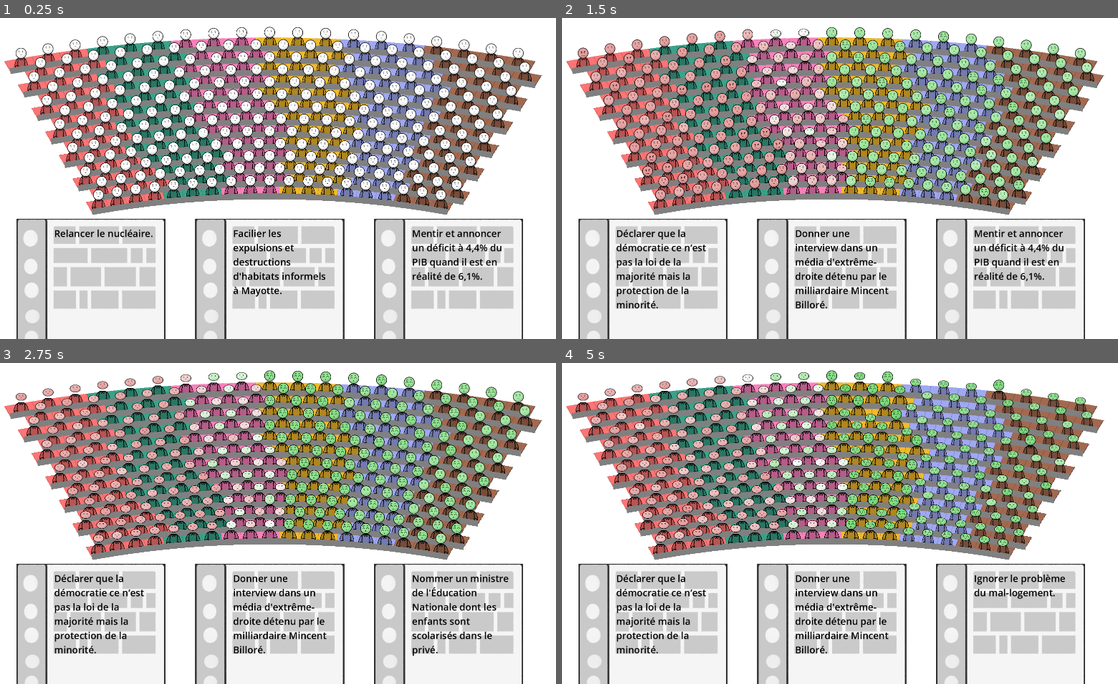
Above: before the commit, frames 1-4 (two rows, left to right).
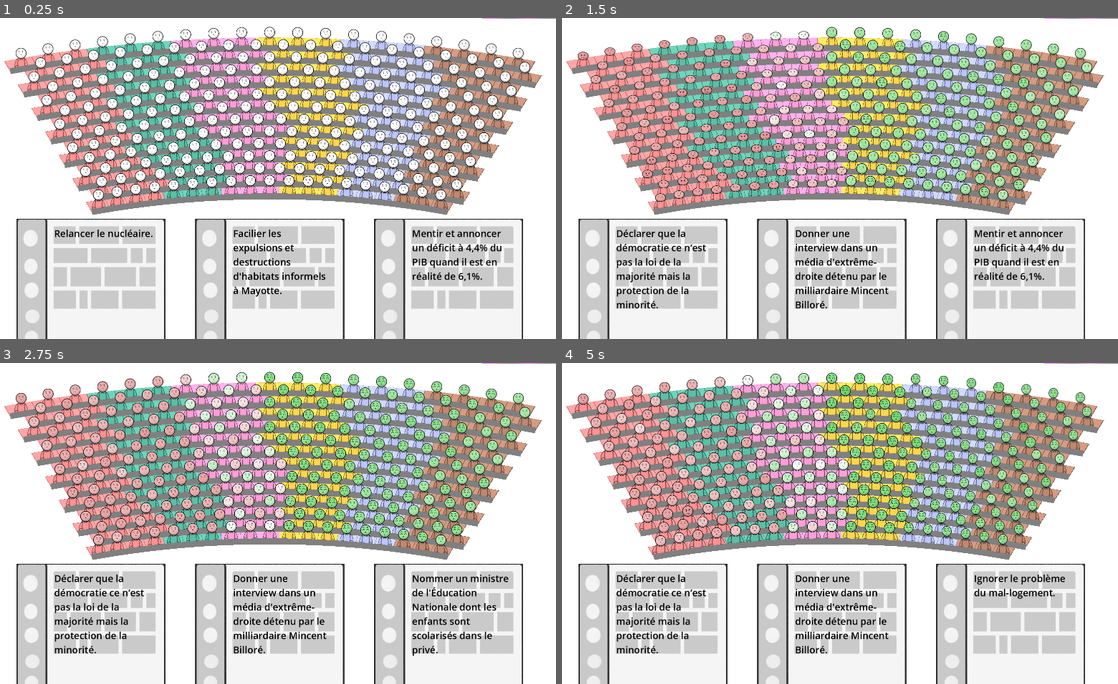
Above: after the commit, the same moments.

Repository: remimorvan/assemblee-nationale-simulator
Game: Godot game, scene res://scenes/game.tscn
The game is run twice, just before and just after one commit, with the same random seed, the same clock (stepped at 60 frames per second) and the same inputs.
Inputs (mouse positions are in pixels of both pictures, inside the frame that each line leads up to):
- Up to frame 1 (0.25 s): no input
- Up to frame 2 (1.5 s): tap Enter at 0.5 s; move the mouse to (650, 316) at 0.52 s; click (650, 316) at 0.67 s; move the mouse to (834, 316) at 1.27 s; click (834, 316) at 1.42 s
- Up to frame 3 (2.75 s): move the mouse to (450, 661) at 2.02 s; click (450, 661) at 2.17 s
- Up to frame 4 (5 s): move the mouse to (834, 661) at 2.77 s; click (834, 661) at 2.92 s; move the mouse to (1012, 661) at 3.52 s; click (1012, 661) at 3.67 s; click (1012, 661) at 4.42 s

The runs differ from the first frame. In frame 1, 17% of the frame differs, in the area x 0-100%, y 0-61%; in frame 2, 22%; in frame 3, 24%; in frame 4, 27%.

Commit message:
lighter + fix bug anim

Diff:
--- a/assets/hemicycle/hemicycle.gdshader
+++ b/assets/hemicycle/hemicycle.gdshader
@@ -33,7 +33,7 @@
 
 	if (projectedx>=0. && projectedy>=0. && projectedy<=1. && projectedx<=1.)
 	{
-		COLOR = vec4(color_values[celly+HEIGHT*cellx],1.0);
+		COLOR = vec4(color_values[celly+HEIGHT*cellx],1.0)+vec4(0.2f);
 	}
 
 	if (projectedx>=-0.01/float(WIDTH) && projectedy>=-0.02/float(HEIGHT) &&
--- a/scenes/game.tscn
+++ b/scenes/game.tscn
@@ -1,8 +1,13 @@
-[gd_scene load_steps=4 format=3 uid="uid://velnx8vw6r6u"]
+[gd_scene load_steps=6 format=3 uid="uid://velnx8vw6r6u"]
 
 [ext_resource type="PackedScene" uid="uid://bf3fndiyasfyq" path="res://scenes/player.tscn" id="1_uwrxv"]
 [ext_resource type="PackedScene" uid="uid://d1voxmvhe7xmt" path="res://scenes/hemicycle.tscn" id="2_yqjtg"]
 [ext_resource type="PackedScene" uid="uid://bqeoj11e5kq1" path="res://scenes/deck.tscn" id="3_lnu2h"]
+
+[sub_resource type="PlaceholderTexture2D" id="PlaceholderTexture2D_lnu2h"]
+
+[sub_resource type="CanvasTexture" id="CanvasTexture_lbhrr"]
+diffuse_texture = SubResource("PlaceholderTexture2D_lnu2h")
 
 [node name="Game" type="Node2D"]
 
@@ -19,3 +24,12 @@
 offset_right = 1920.0
 offset_bottom = 1080.0
 mouse_filter = 1
+
+[node name="VBoxContainer" type="VBoxContainer" parent="."]
+offset_left = 1673.0
+offset_right = 1920.0
+offset_bottom = 1080.0
+
+[node name="TextureRect" type="TextureRect" parent="VBoxContainer"]
+layout_mode = 2
+texture = SubResource("CanvasTexture_lbhrr")
--- a/scenes/hemicycle.tscn
+++ b/scenes/hemicycle.tscn
@@ -18,10 +18,3 @@
 offset_bottom = 1080.0
 mouse_filter = 1
 color = Color(1, 1, 1, 0)
-
-[node name="TextureRect2" type="ColorRect" parent="."]
-material = SubResource("ShaderMaterial_hw2pa")
-offset_right = 1920.0
-offset_bottom = 1080.0
-mouse_filter = 1
-color = Color(1, 1, 1, 0)
--- a/scripts/mp.gd
+++ b/scripts/mp.gd
@@ -25,8 +25,8 @@
 	seat_id = _seat_id
 	group_id = _group_id
 	approval = _approval
-	var body_color = party_colors[group_id]/1.3
-	$Sprites/body.modulate = Color(body_color.x, body_color.y, body_color.z, 1.)
+	var body_color = party_colors[group_id]
+	$Sprites/body.modulate = Color(body_color.x, body_color.y, body_color.z, 0.5)+Color(0.1,0.1,0.1,0.1);
 
 # Called when the node enters the scene tree for the first time.
 func _ready() -> void:
@@ -34,12 +34,10 @@
 
 func change_approval(qty: float) -> void:
 	approval += qty
-	if $Sprites/AnimationPlayer.is_playing():
-		$Sprites/AnimationPlayer.play("RESET")
 	if qty > 0:
-		$Sprites/AnimationPlayer.play("happy")
+		$Sprites/AnimationPlayer.queue("happy")
 	else:
-		$Sprites/AnimationPlayer.play("unhappy")
+		$Sprites/AnimationPlayer.queue("unhappy")
 
 # Called every frame. 'delta' is the elapsed time since the previous frame.
 func _process(delta: float) -> void:
